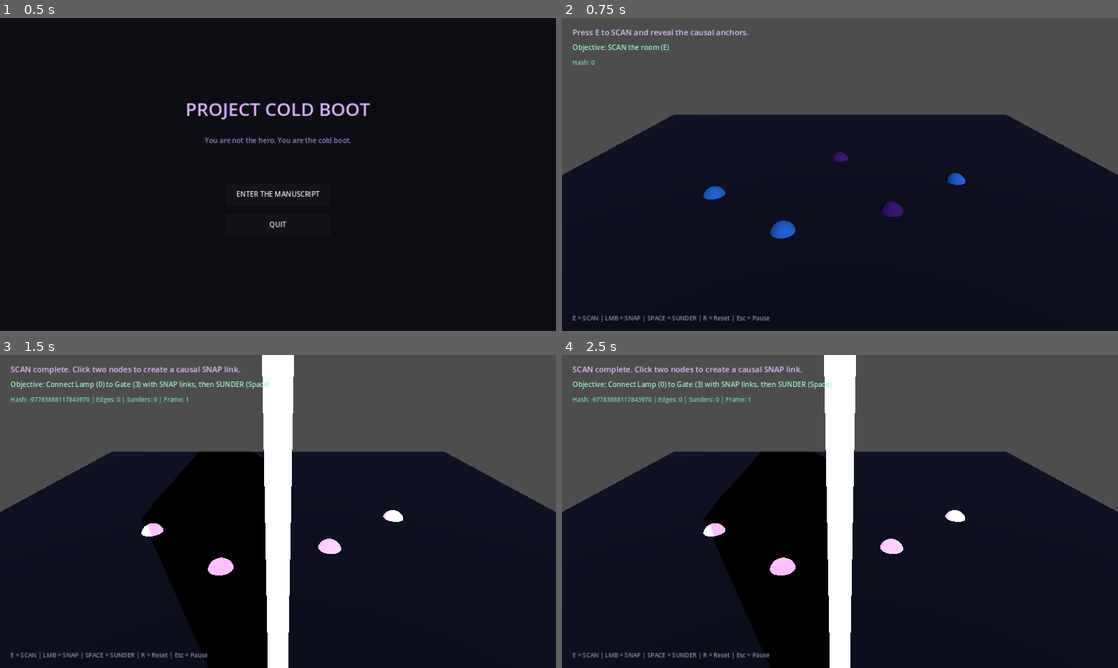
Above: before the commit, frames 1-4 (two rows, left to right).
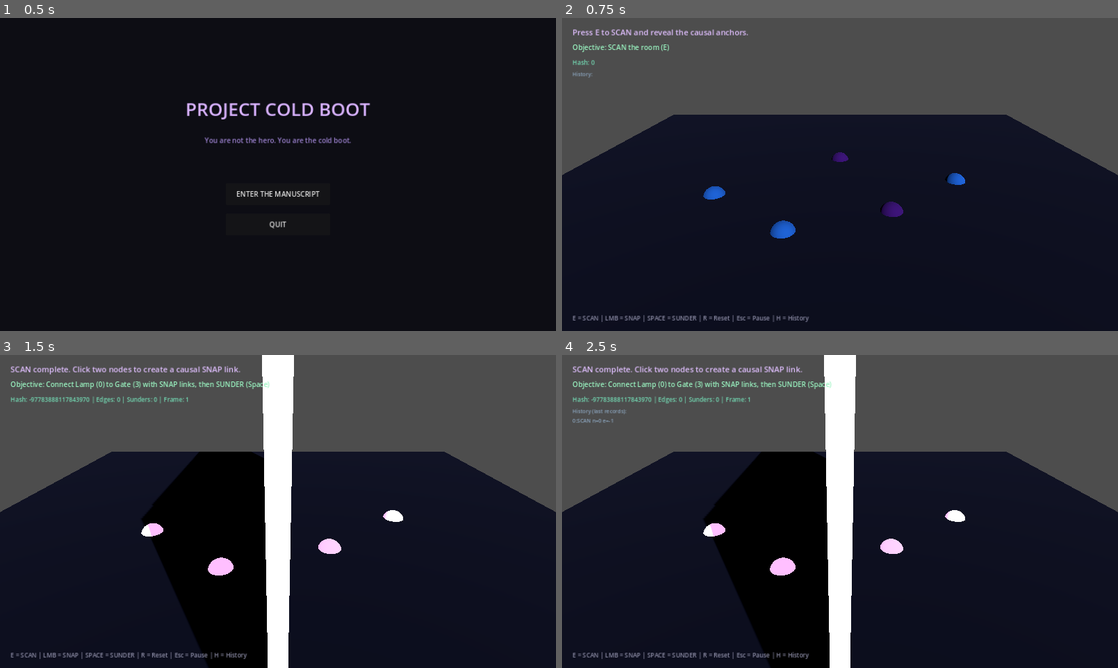
Above: after the commit, the same moments.

Repository: beyond-repair/Project-Cold-Boot
Game: Godot game, scene res://scenes/main_menu/MainMenu.tscn
Same seed, same stepped clock (60 frames per second), same inputs: the game is played once before the commit and once after it.
Inputs (mouse positions are in pixels of both pictures, inside the frame that each line leads up to):
- Up to frame 1 (0.5 s): no input
- Up to frame 2 (0.75 s): click "ENTER THE MANUSCRIPT" at 0.5 s
- Up to frame 3 (1.5 s): tap E (scan) at 1.25 s; move the mouse to (400, 495) at 1.27 s; tap H at 1.35 s; click (400, 495) at 1.42 s
- Up to frame 4 (2.5 s): tap R (reset_demo) at 2 s; move the mouse to (728, 527) at 2.02 s; tap E (scan) at 2.1 s; click (728, 527) at 2.17 s; tap H at 2.3 s

Frame 1 is identical in both runs. In frame 2, 0.1% of the frame differs, in the area x 1-45%, y 17-98%; in frame 3, less than 0.1%; in frame 4, 0.2%.

Commit message:
Cycle 2: Dual SubViewport scaffold + MutationLog history + replay panel
- Dual SubViewport structure (Own World 3D) for Layer 0 / Layer 1 isolation
- MutationLog history retention (last 64 records)
- Simple in-game debug / hash / history panel
- Maintains full playability of vertical slice
- Self-review notes updated

Diff:
--- a/godot/scenes/vertical_slice/VerticalSlice.tscn
+++ b/godot/scenes/vertical_slice/VerticalSlice.tscn
@@ -106,6 +106,15 @@
 theme_override_font_sizes/font_size = 14
 text = "Hash: 0"
 
+[node name="HistoryLabel" type="Label" parent="UI"]
+offset_left = 24.0
+offset_top = 120.0
+offset_right = 420.0
+offset_bottom = 280.0
+theme_override_colors/font_color = Color(0.55, 0.65, 0.75, 1)
+theme_override_font_sizes/font_size = 12
+text = "History:"
+
 [node name="HelpLabel" type="Label" parent="UI"]
 offset_left = 24.0
 offset_top = 680.0
@@ -113,7 +122,7 @@
 offset_bottom = 710.0
 theme_override_colors/font_color = Color(0.55, 0.55, 0.65, 1)
 theme_override_font_sizes/font_size = 14
-text = "E = SCAN | LMB = SNAP | SPACE = SUNDER | R = Reset | Esc = Pause"
+text = "E = SCAN | LMB = SNAP | SPACE = SUNDER | R = Reset | Esc = Pause | H = Toggle History"
 
 [node name="WinPanel" type="PanelContainer" parent="UI"]
 visible = false
--- a/godot/scripts/systems/GameState.gd
+++ b/godot/scripts/systems/GameState.gd
@@ -1,7 +1,7 @@
 extends Node
-## Minimal but architecture-aligned DLRSE simulation.
+## Architecture-aligned DLRSE simulation (Cycle 2).
 ## Log-only emission → validate → single-writer commit.
-## Positions stored quantized (scale 1000) for cross-platform path.
+## Quantized positions + MutationLog history for replay/debug.
 
 signal graph_changed
 signal frame_committed(frame_id: int, hash: int)
@@ -15,9 +15,11 @@
 
 const QUANT_SCALE := 1000
 const MAX_MUTATIONS_PER_FRAME := 16
+const MAX_HISTORY := 64
 
 var frame_id: int = 0
 var mutation_log: Array[Dictionary] = []
+var history: Array[Dictionary] = []          # retained committed records
 var nodes: Array[Dictionary] = []
 var edges: Array[Dictionary] = []
 var scanned: bool = false
@@ -34,6 +36,7 @@
 func reset_demo() -> void:
 	frame_id = 0
 	mutation_log.clear()
+	history.clear()
 	nodes.clear()
 	edges.clear()
 	scanned = false
@@ -43,7 +46,6 @@
 	last_hash = 0
 	snap_count = 0
 	last_reject_reason = ""
-	# Quantized positions (stored as int, converted on read for rendering)
 	_add_node(0, _q(Vector3(-4, 0, 0)), 1, "Vesper_Lamp")
 	_add_node(1, _q(Vector3(-1.5, 0, 2)), 1, "Vesper_Conduit")
 	_add_node(2, _q(Vector3(1.5, 0, 1)), 0, "Necro_Spire")
@@ -52,28 +54,15 @@
 	graph_changed.emit()
 
 func _q(v: Vector3) -> Vector3i:
-	return Vector3i(
-		int(round(v.x * QUANT_SCALE)),
-		int(round(v.y * QUANT_SCALE)),
-		int(round(v.z * QUANT_SCALE))
-	)
+	return Vector3i(int(round(v.x * QUANT_SCALE)), int(round(v.y * QUANT_SCALE)), int(round(v.z * QUANT_SCALE)))
 
 func _fq(qi: Vector3i) -> Vector3:
-	return Vector3(
-		float(qi.x) / QUANT_SCALE,
-		float(qi.y) / QUANT_SCALE,
-		float(qi.z) / QUANT_SCALE
-	)
+	return Vector3(float(qi.x) / QUANT_SCALE, float(qi.y) / QUANT_SCALE, float(qi.z) / QUANT_SCALE)
 
 func _add_node(id: int, qpos: Vector3i, layer: int, label: String) -> void:
 	nodes.append({
-		"id": id,
-		"qpos": qpos,
-		"layer": layer,
-		"label": label,
-		"active": true,
-		"revealed": false,
-		"locked": false,
+		"id": id, "qpos": qpos, "layer": layer, "label": label,
+		"active": true, "revealed": false, "locked": false,
 		"domain": [1.0, 0.0, 0.0, 0.0]
 	})
 
@@ -87,19 +76,12 @@
 	last_reject_reason = ""
 
 func log_mutation(op_type: String, node_id: int, edge_id: int = -1, payload: Array = [], priority: int = 0) -> void:
-	var rec := {
-		"frame": frame_id,
-		"seq": mutation_log.size(),
-		"priority": priority,  # 0=GES/player, 1=constraint, 2=auditor
-		"op": op_type,
-		"node": node_id,
-		"edge": edge_id,
-		"payload": payload
-	}
-	mutation_log.append(rec)
+	mutation_log.append({
+		"frame": frame_id, "seq": mutation_log.size(), "priority": priority,
+		"op": op_type, "node": node_id, "edge": edge_id, "payload": payload
+	})
 
 func commit_frame() -> bool:
-	# --- DCB-style validation suite ---
 	if not _validate_budget():
 		return _reject("Budget exceeded")
 	if not _validate_partitions():
@@ -107,7 +89,6 @@
 	if not _validate_graph_sanity():
 		return _reject("Graph sanity failed")
 
-	# Deterministic order: priority then sequence
 	mutation_log.sort_custom(func(a, b):
 		if a.priority != b.priority:
 			return a.priority < b.priority
@@ -116,6 +97,10 @@
 
 	for rec in mutation_log:
 		_apply(rec)
+		# Retain history for replay / debug
+		history.append(rec.duplicate(true))
+		if history.size() > MAX_HISTORY:
+			history.pop_front()
 
 	frame_id += 1
 	last_hash = _compute_hash()
@@ -143,7 +128,6 @@
 	return true
 
 func _validate_graph_sanity() -> bool:
-	# Pre-apply sanity: SNAP must not target locked nodes
 	for rec in mutation_log:
 		if rec.op == "SNAP":
 			var a: int = rec.node
@@ -222,3 +206,11 @@
 	for e in edges:
 		h = (h * 13 + e.from * 7 + e.to) ^ int(e.strength * 100)
 	return h
+
+func get_history_summary() -> String:
+	var lines: PackedStringArray = []
+	var start = max(0, history.size() - 8)
+	for i in range(start, history.size()):
+		var r = history[i]
+		lines.append("%d:%s n=%d e=%d" % [r.frame, r.op, r.node, r.edge])
+	return "\n".join(lines)
--- a/godot/scripts/vertical_slice/VerticalSlice.gd
+++ b/godot/scripts/vertical_slice/VerticalSlice.gd
@@ -1,10 +1,11 @@
 extends Node3D
-## Vertical Slice controller — architecture-aligned, review-ready.
+## Vertical Slice controller — Cycle 2 (history panel + dual-layer readiness).
 
 @onready var status_label: Label = $UI/StatusLabel
 @onready var help_label: Label = $UI/HelpLabel
 @onready var hash_label: Label = $UI/HashLabel
 @onready var objective_label: Label = $UI/ObjectiveLabel
+@onready var history_label: Label = $UI/HistoryLabel
 @onready var node_container: Node3D = $GraphNodes
 @onready var edge_container: Node3D = $GraphEdges
 @onready var auditor_mesh: MeshInstance3D = $Auditor
@@ -17,6 +18,7 @@
 var node_meshes: Dictionary = {}
 var demo_complete: bool = false
 var paused: bool = false
+var show_history: bool = true
 
 func _ready() -> void:
 	GameState.graph_changed.connect(_rebuild_visuals)
@@ -29,14 +31,19 @@
 	GameState.demo_won.connect(_on_win)
 	win_panel.visible = false
 	pause_panel.visible = false
+	history_label.visible = show_history
 	_rebuild_visuals()
 	_update_objective()
 	_update_ui("Press E to SCAN and reveal the causal anchors.")
-	help_label.text = "E = SCAN | LMB = SNAP | SPACE = SUNDER | R = Reset | Esc = Pause"
+	help_label.text = "E = SCAN | LMB = SNAP | SPACE = SUNDER | R = Reset | Esc = Pause | H = History"
 
 func _unhandled_input(event: InputEvent) -> void:
 	if event.is_action_pressed("pause_menu"):
 		_toggle_pause()
+		return
+	if event is InputEventKey and event.pressed and event.keycode == KEY_H:
+		show_history = not show_history
+		history_label.visible = show_history
 		return
 	if paused:
 		return
@@ -65,6 +72,7 @@
 	win_panel.visible = false
 	_update_ui("Demo reset. Press E to SCAN.")
 	_update_objective()
+	_update_history()
 
 func _do_scan() -> void:
 	if GameState.scanned:
@@ -77,6 +85,7 @@
 		return
 	_update_ui("SCAN complete. Click two nodes to create a causal SNAP link.")
 	_update_objective()
+	_update_history()
 
 func _try_select_node() -> void:
 	if not GameState.scanned:
@@ -110,11 +119,12 @@
 	GameState.begin_frame()
 	GameState.log_mutation("SNAP", from_id, to_id, [], 0)
 	if GameState.snap_count == 1 and not GameState.auditor_active:
-		GameState.log_mutation("AUD_LOCK", 2, -1, [], 2)  # priority 2 = auditor
+		GameState.log_mutation("AUD_LOCK", 2, -1, [], 2)
 	if not GameState.commit_frame():
 		_update_ui("SNAP rejected: %s" % GameState.last_reject_reason)
 		return
 	_update_objective()
+	_update_history()
 
 func _do_sunder() -> void:
 	if GameState.edges.is_empty():
@@ -126,6 +136,7 @@
 		_update_ui("SUNDER rejected: %s" % GameState.last_reject_reason)
 		return
 	_update_objective()
+	_update_history()
 
 func _on_scan() -> void:
 	bleed_seam.visible = true
@@ -151,6 +162,7 @@
 
 func _on_committed(_fid: int, h: int) -> void:
 	hash_label.text = "Hash: %d | Edges: %d | Sunders: %d | Frame: %d" % [h, GameState.edges.size(), GameState.sunder_count, _fid]
+	_update_history()
 
 func _on_validation_failed(reason: String) -> void:
 	_update_ui("Validation failed: %s" % reason)
@@ -165,6 +177,9 @@
 		objective_label.text = "Objective: Connect Lamp (0) to Gate (3) with SNAP links, then SUNDER (Space)"
 	else:
 		objective_label.text = "Objective: Complete — Gate is open"
+
+func _update_history() -> void:
+	history_label.text = "History (last records):\n" + GameState.get_history_summary()
 
 func _rebuild_visuals() -> void:
 	for c in node_container.get_children():
Not shown: 1 places in godot/scenes/vertical_slice/VerticalSlice.tscn that only renumber resources
Not shown, changed: docs/SELF_REVIEW.md
Not shown, changed: docs/STATUS.md
